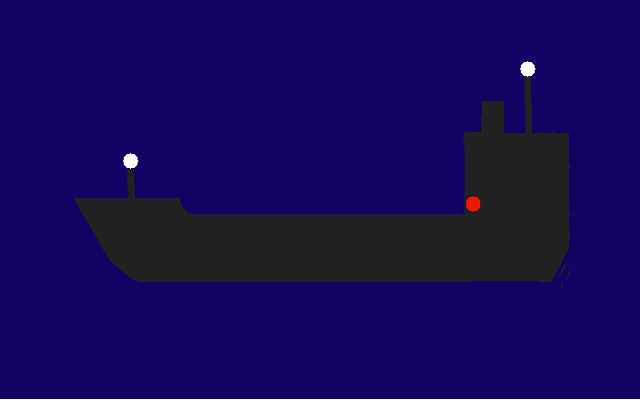
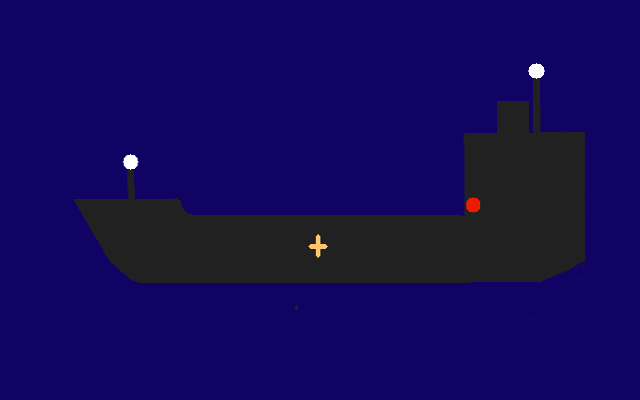
Two versions of the same layered image (640 × 400). Layer-by-layer changes:
added layer "stern" above "stern light" over [530, 118, 586, 319]
added layer "stern light" above "chimney" over [528, 63, 545, 134]
added layer "chimney" above "ship" over [503, 101, 526, 133]
added layer "ship" above "Background" over [73, 61, 567, 283]
painted on "Background" over [0, 61, 640, 400]
